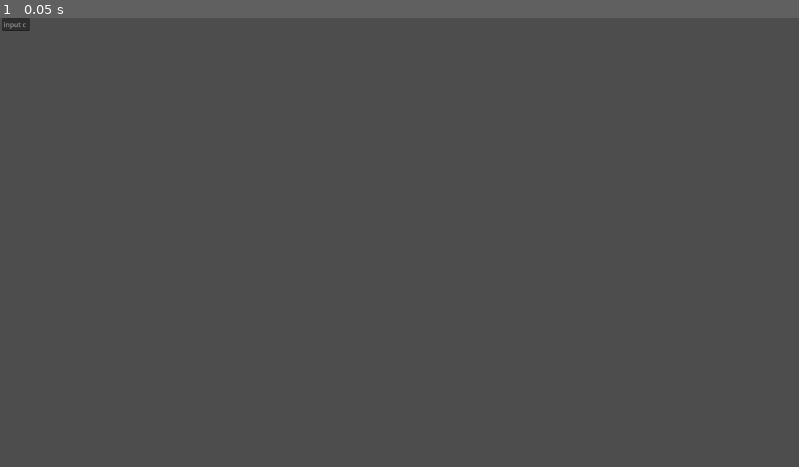
Above: before the commit, frame 1.
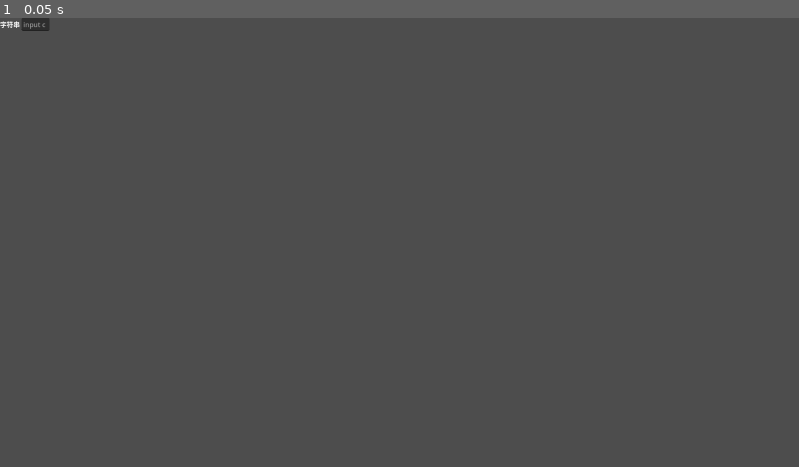
Above: after the commit, the same moment.

Repository: P-S-K-L/ygo_godot
Game: Godot game, scene res://card_editor/node_slots/string_input.tscn
The game is run twice, just before and just after one commit, with the same random seed, the same clock (stepped at 60 frames per second) and the same inputs. This scene is started directly instead of the project's main scene.
Inputs:
- Up to frame 1 (0.05 s): no input

The runs differ from the first frame. In frame 1, 0.1% of the frame differs, in the area x 0-7%, y 0-3%.

Commit message:
重新用继承和节点方式实现节点，灵活性更高

Diff:
--- a/card_editor/editor_common.gd
+++ b/card_editor/editor_common.gd
@@ -3,16 +3,16 @@
 enum SlotType {
     NULL = 0,
     STRING = 1,
-    STRING_EDIT = 2,
     INT = 3,
-    EFFECT = 4,
+    ENUM = 4,
+    EFFECT = 5,
 }
 
 static var SLOT_COLORS = [
     Color.PURPLE,
     Color.WHITE,
-    Color.WHITE,
     Color.SKY_BLUE,
+    Color.PINK,
     Color.CHARTREUSE,
 ]
 
--- /dev/null
+++ b/card_editor/general_slot.gd
@@ -0,0 +1,19 @@
+extends Node
+class_name GeneralSlot
+
+@export var config: SlotConfig
+
+func _ready():
+    setup()
+
+func setup():
+    pass
+
+func l():
+    return config.enable_left
+
+func r():
+    return config.enable_right
+
+func slot_type():
+    return config.slot_type
--- /dev/null
+++ b/card_editor/node_slots/dropdown.tscn
@@ -0,0 +1,22 @@
+[gd_scene load_steps=4 format=3 uid="uid://bpjrlnc7ey8sn"]
+
+[ext_resource type="Script" path="res://card_editor/node_slots/dropdown_slot.gd" id="1_q7774"]
+[ext_resource type="Script" path="res://card_editor/slot_config.gd" id="2_tdy7r"]
+
+[sub_resource type="Resource" id="Resource_qtdj7"]
+script = ExtResource("2_tdy7r")
+slot_type = 4
+slot_name = ""
+enable_left = false
+enable_right = false
+
+[node name="DropdownLayout" type="HBoxContainer"]
+script = ExtResource("1_q7774")
+config = SubResource("Resource_qtdj7")
+
+[node name="Label" type="Label" parent="."]
+layout_mode = 2
+
+[node name="DropdownButton" type="OptionButton" parent="."]
+layout_mode = 2
+size_flags_horizontal = 3
--- /dev/null
+++ b/card_editor/node_slots/dropdown_slot.gd
@@ -0,0 +1,15 @@
+extends "res://card_editor/general_slot.gd"
+class_name DropdownSlot
+
+func setup():
+    $Label.text = config.slot_name
+
+# enum type is a dictionary
+func setup_by_enum(enum_type: Dictionary, display_list: Array[String]):
+    for enum_name in enum_type:
+        var value = enum_type[enum_name]
+        $DropdownButton.add_item(display_list[value], value)
+
+# Called every frame. 'delta' is the elapsed time since the previous frame.
+func _process(delta):
+    pass
--- /dev/null
+++ b/card_editor/node_slots/string_input.gd
@@ -0,0 +1,4 @@
+extends "res://card_editor/general_slot.gd"
+
+func setup():
+    $NameLabel.text = config.slot_name
--- a/card_editor/node_slots/string_input.tscn
+++ b/card_editor/node_slots/string_input.tscn
@@ -1,6 +1,18 @@
-[gd_scene format=3 uid="uid://c3b3vs51rb2an"]
+[gd_scene load_steps=4 format=3 uid="uid://c3b3vs51rb2an"]
 
-[node name="NameLayout" type="HBoxContainer"]
+[ext_resource type="Script" path="res://card_editor/node_slots/string_input.gd" id="1_y4oth"]
+[ext_resource type="Script" path="res://card_editor/slot_config.gd" id="2_v1lo5"]
+
+[sub_resource type="Resource" id="Resource_egybv"]
+script = ExtResource("2_v1lo5")
+slot_type = 1
+slot_name = "字符串"
+enable_left = false
+enable_right = false
+
+[node name="StringInput" type="HBoxContainer"]
+script = ExtResource("1_y4oth")
+config = SubResource("Resource_egybv")
 
 [node name="NameLabel" type="Label" parent="."]
 layout_mode = 2
--- /dev/null
+++ b/card_editor/nodes/card.gd
@@ -0,0 +1,5 @@
+extends "res://card_editor/nodes/general_node.gd"
+
+func setup():
+    super()
+    $CardType.setup_by_enum(CommonType.CardType, CommonType.CARD_TYPE_NAMES)
--- a/card_editor/nodes/card.tres
+++ /dev/null
@@ -1,16 +0,0 @@
-[gd_resource type="Resource" script_class="NodeConfig" load_steps=4 format=3 uid="uid://dxxdg68b1vi5m"]
-
-[ext_resource type="Script" path="res://card_editor/node_config.gd" id="1_amruh"]
-[ext_resource type="Script" path="res://card_editor/slot_config.gd" id="2_v30tw"]
-
-[sub_resource type="Resource" id="Resource_b3are"]
-script = ExtResource("2_v30tw")
-slot_type = 2
-slot_name = "卡名"
-enable_left = false
-enable_right = false
-
-[resource]
-script = ExtResource("1_amruh")
-title = "卡"
-slots = Array[ExtResource("2_v30tw")]([SubResource("Resource_b3are")])
--- /dev/null
+++ b/card_editor/nodes/card.tscn
@@ -0,0 +1,51 @@
+[gd_scene load_steps=8 format=3 uid="uid://x3hmvlbw64wi"]
+
+[ext_resource type="PackedScene" uid="uid://bpavasya6qtq3" path="res://card_editor/nodes/general_node.tscn" id="1_ima0y"]
+[ext_resource type="PackedScene" uid="uid://c3b3vs51rb2an" path="res://card_editor/node_slots/string_input.tscn" id="2_gfhgq"]
+[ext_resource type="Script" path="res://card_editor/nodes/card.gd" id="2_lnqtc"]
+[ext_resource type="PackedScene" uid="uid://bpjrlnc7ey8sn" path="res://card_editor/node_slots/dropdown.tscn" id="3_b8kaq"]
+[ext_resource type="Script" path="res://card_editor/slot_config.gd" id="4_8r6o5"]
+
+[sub_resource type="Resource" id="Resource_15m51"]
+script = ExtResource("4_8r6o5")
+slot_type = 1
+slot_name = "卡名"
+enable_left = false
+enable_right = false
+
+[sub_resource type="Resource" id="Resource_8mobk"]
+script = ExtResource("4_8r6o5")
+slot_type = 4
+slot_name = "卡片类型"
+enable_left = false
+enable_right = false
+
+[node name="CardNode" instance=ExtResource("1_ima0y")]
+title = "卡"
+slot/0/left_enabled = false
+slot/0/left_type = 0
+slot/0/left_color = Color(1, 1, 1, 1)
+slot/0/left_icon = null
+slot/0/right_enabled = false
+slot/0/right_type = 0
+slot/0/right_color = Color(1, 1, 1, 1)
+slot/0/right_icon = null
+slot/0/draw_stylebox = true
+slot/1/left_enabled = false
+slot/1/left_type = 0
+slot/1/left_color = Color(1, 1, 1, 1)
+slot/1/left_icon = null
+slot/1/right_enabled = false
+slot/1/right_type = 0
+slot/1/right_color = Color(1, 1, 1, 1)
+slot/1/right_icon = null
+slot/1/draw_stylebox = true
+script = ExtResource("2_lnqtc")
+
+[node name="CardName" parent="." index="1" instance=ExtResource("2_gfhgq")]
+layout_mode = 2
+config = SubResource("Resource_15m51")
+
+[node name="CardType" parent="." index="2" instance=ExtResource("3_b8kaq")]
+layout_mode = 2
+config = SubResource("Resource_8mobk")
--- a/card_editor/nodes/general_node.gd
+++ b/card_editor/nodes/general_node.gd
@@ -1,33 +1,12 @@
 extends GraphNode
 
-#@export var config: NodeConfig
+func _ready():
+    setup()
 
-func _ready():
-    pass
-
-func setup(config: NodeConfig):
+func setup():
     var slot_index = 0
-    var null_t = EditorCommon.SlotType.NULL
-    title = config.title
-    for slot_config in config.slots:
-        var t = slot_config.slot_type
-        match t:
-            EditorCommon.SlotType.STRING:
-                var label = Label.new()
-                label.text = slot_config.slot_name
-                add_child(label)
-                set_slot(slot_index, slot_config.enable_left, t, EditorCommon.slot_color(t), slot_config.enable_right, t, EditorCommon.slot_color(t))
-                slot_index += 1
-            EditorCommon.SlotType.STRING_EDIT:
-                var line_edit = preload("res://card_editor/node_slots/string_input.tscn")
-                var instance = line_edit.instantiate()
-                instance.get_node("NameLabel").text = slot_config.slot_name
-                add_child(instance)
-                set_slot(slot_index, slot_config.enable_left, t, EditorCommon.slot_color(t), slot_config.enable_right, t, EditorCommon.slot_color(t))
-                slot_index += 1
-            _:
-                print("ignore type: {}" % slot_config.slot_type)
-
-# Called every frame. 'delta' is the elapsed time since the previous frame.
-func _process(delta):
-    pass
+    for child: GeneralSlot in get_children():
+        print(child)
+        var slot_type = child.slot_type()
+        var color = EditorCommon.slot_color(slot_type)
+        set_slot(slot_index, child.l(), slot_type, color, child.r(), slot_type, color)
--- a/card_editor/nodes/string_edit.tres
+++ /dev/null
@@ -1,16 +0,0 @@
-[gd_resource type="Resource" script_class="NodeConfig" load_steps=4 format=3 uid="uid://1yvltnoyeec8"]
-
-[ext_resource type="Script" path="res://card_editor/node_config.gd" id="1_vp4fg"]
-[ext_resource type="Script" path="res://card_editor/slot_config.gd" id="2_7aiqu"]
-
-[sub_resource type="Resource" id="Resource_05tds"]
-script = ExtResource("2_7aiqu")
-slot_type = 2
-slot_name = "值："
-enable_left = false
-enable_right = true
-
-[resource]
-script = ExtResource("1_vp4fg")
-title = "字符串"
-slots = Array[ExtResource("2_7aiqu")]([SubResource("Resource_05tds")])
--- a/ui/card_editor.gd
+++ b/ui/card_editor.gd
@@ -3,13 +3,12 @@
 var ADD_MENU_CONFIG = [
     {
         name = "卡",
-        config = "res://card_editor/nodes/card.tres",
+        scene = preload("res://card_editor/nodes/card.tscn"),
     }
 ]
 
 var add_menu_mouse_position: Vector2
 
-# Called when the node enters the scene tree for the first time.
 func _ready():
     setup_add_menu()
     pass # Replace with function body.
@@ -19,11 +18,8 @@
     for c in ADD_MENU_CONFIG:
         var button = Button.new()
         button.text = c.name
-        button.pressed.connect(on_add_button_pressed.bind(c.config))
+        button.pressed.connect(on_add_button_pressed.bind(c))
         root.add_child(button)
-
-# Called every frame. 'delta' is the elapsed time since the previous frame.
-
 
 func _unhandled_input(event):
     if event.is_action("graph_add_node"):
@@ -38,11 +34,9 @@
 func hide_add_node_menu(event):
     $AddMenu.visible = false
 
-func on_add_button_pressed(config_path: String):
-    var scene = preload("res://card_editor/nodes/general_node.tscn")
+func on_add_button_pressed(config):
+    var scene = config.scene
     var node = scene.instantiate()
-    var config = load(config_path)
-    node.setup(config)
     $GraphEdit.add_child(node)
     node.set_position_offset($GraphEdit.scroll_offset + add_menu_mouse_position)
     hide_add_node_menu(null)
--- a/ui/graph_edit.gd
+++ b/ui/graph_edit.gd
@@ -2,12 +2,6 @@
 
 signal on_graph_click_empty(event)
 
-# Called when the node enters the scene tree for the first time.
-func _ready():
-    pass # Replace with function body.
-
-
-# Called every frame. 'delta' is the elapsed time since the previous frame.
 func _process(delta):
     pass
 
--- a/ygo/common_type/common_type.gd
+++ b/ygo/common_type/common_type.gd
@@ -1,7 +1,13 @@
 class_name CommonType
 
 enum CardType {
-    MONSTER,
-    Magic,
-    Trap,
+    MONSTER = 0,
+    MAGIC = 1,
+    TRAP = 2,
 }
+
+const CARD_TYPE_NAMES: Array[String] = [
+    "怪兽卡",
+    "魔法卡",
+    "陷阱卡"
+]
